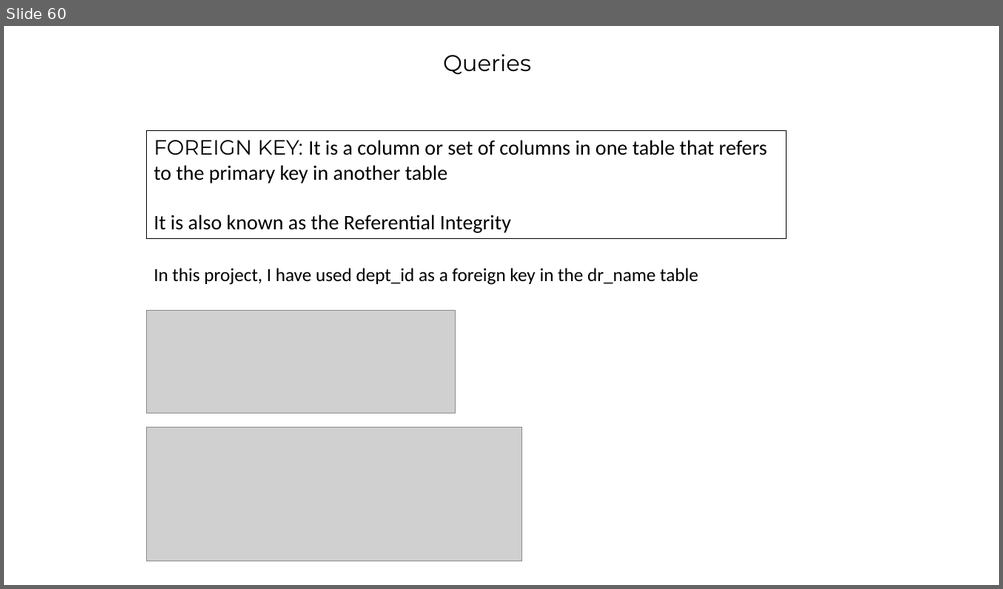
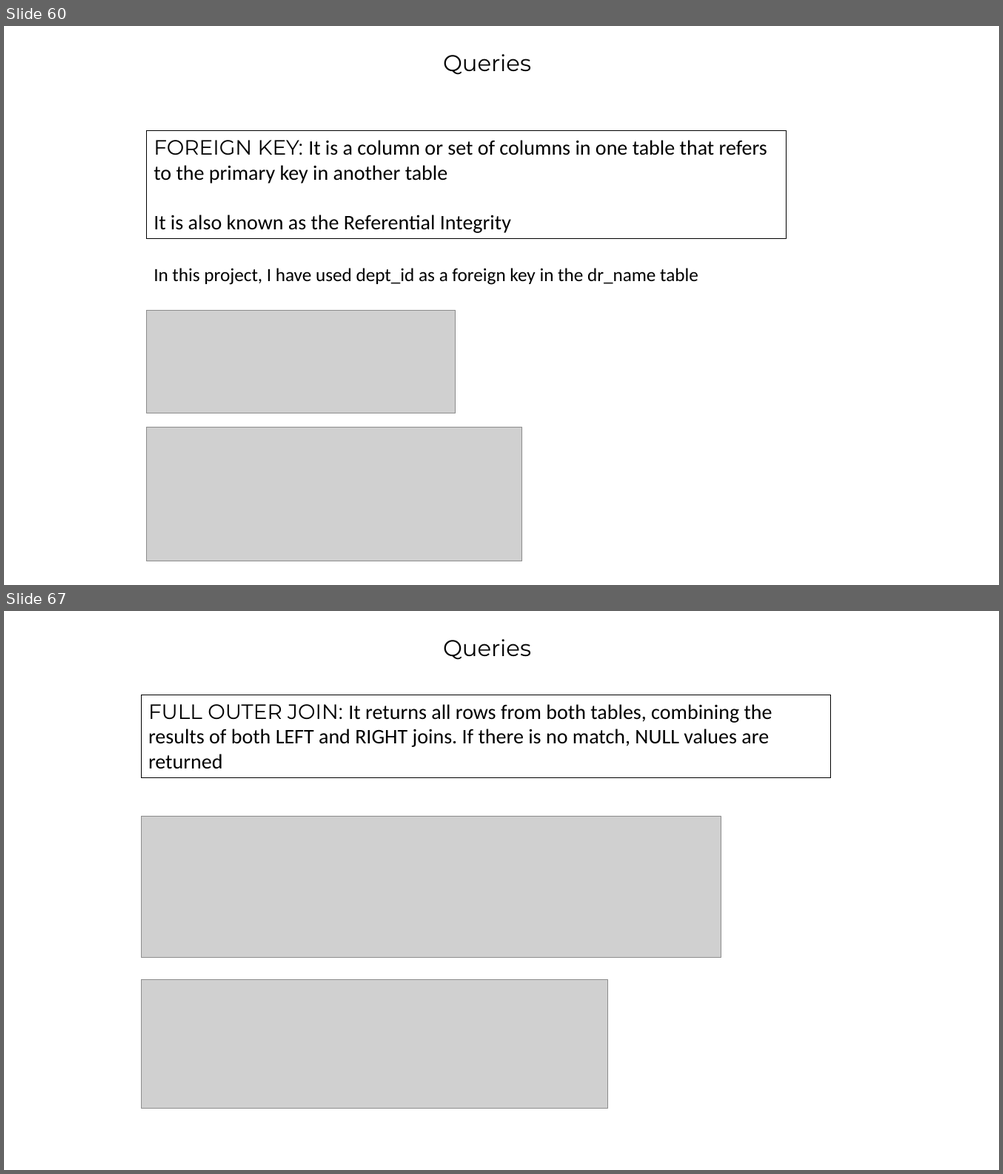
Before and after one commit to barrett28/1_IT-vedant, a slide deck: 4_sql/project''/hospital_management.pptx. Shown one above the other, each under a label of ours: slide 60 before the commit, slides 60 and 67 after it; the slides between them are not shown. The pictures are 1003x589 and 1003x1174 pixels, drawn with LibreOffice and Linux fonts; fonts in the diff are those of the drawing; grey boxes stand for pictures; background and template pictures are left out. Boxes give left, top, right and bottom in pixels: in the first picture for what was removed or moved away, otherwise in the second. Text is boxed around its words. In the diff, an @@ line names an element or a change of style, - is before the commit and + after.

```diff
--- a/4_sql/project''/hospital_management.pptx
+++ b/4_sql/project''/hospital_management.pptx
@@ slide 67 added at (x1=4, y1=611, x2=999, y2=1170), background picture (left out) @@
@@ text added at (x1=443, y1=639, x2=531, y2=660), 22 pt, text #000000 @@
+Queries
@@ rectangle added at (x1=142, y1=695, x2=831, y2=777), outline #000000 0.75 pt, 20 pt, text #000000 @@
+FULL OUTER JOIN: It returns all rows from both tables, combining the results of both LEFT and RIGHT joins. If there is no match, NULL values are returned
@@ picture added at (x1=142, y1=816, x2=721, y2=957) @@
@@ picture added at (x1=142, y1=980, x2=608, y2=1110) @@
```
Also in this commit, not shown: 6 other slides added, 7 slides removed, 17 other files.
